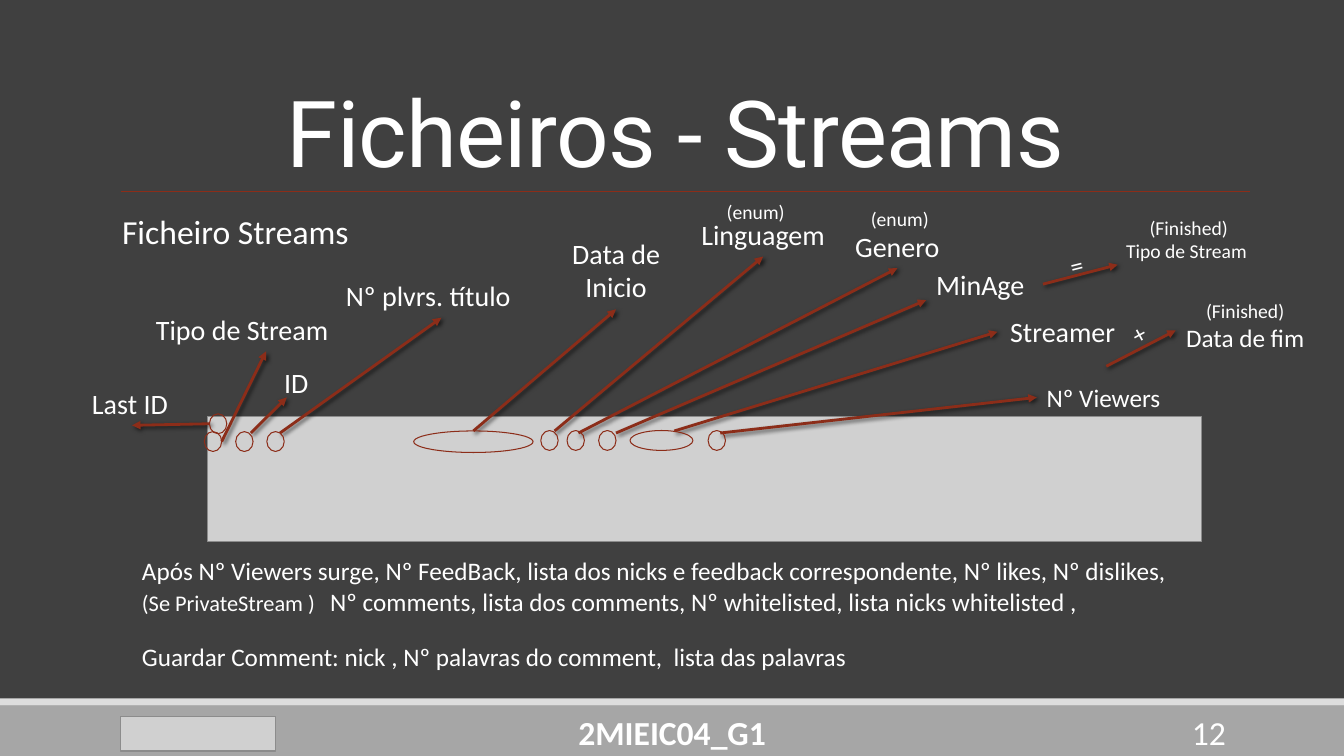
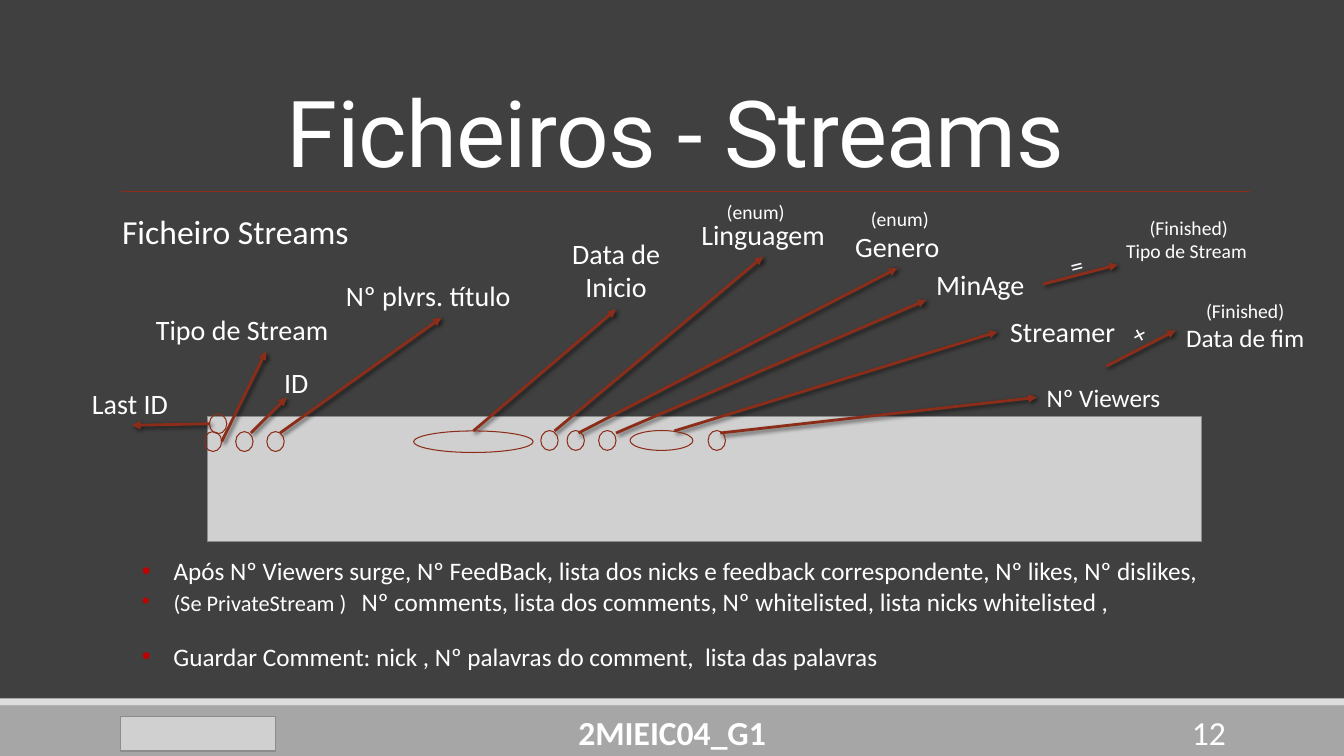
Before and after one commit to DoStini/FEUP-AEDA-proj, a slide deck: slide 12 of StreamZ_Apresentation4.pptx. Drawn at 1344x756 pixels with LibreOffice and Linux fonts; fonts in the diff are those of the drawing; grey boxes stand for pictures. Boxes give left, top, right and bottom in pixels: in the first picture for what was removed or moved away, otherwise in the second. Text is boxed around its words. In the diff, an @@ line names an element or a change of style, - is before the commit and + after.

```diff
--- a/StreamZ_Apresentation4.pptx
+++ b/StreamZ_Apresentation4.pptx
@@ text "Após Nº Viewers surge, Nº ..." at (174,562,1197,614): bullet none to • @@
@@ text "Guardar Comment: nick , Nº ..." at (173,648,877,670): bullet none to • @@
```
Also in this commit, not shown: 9 other slides changed, 1 slide added, 2 slides removed.
